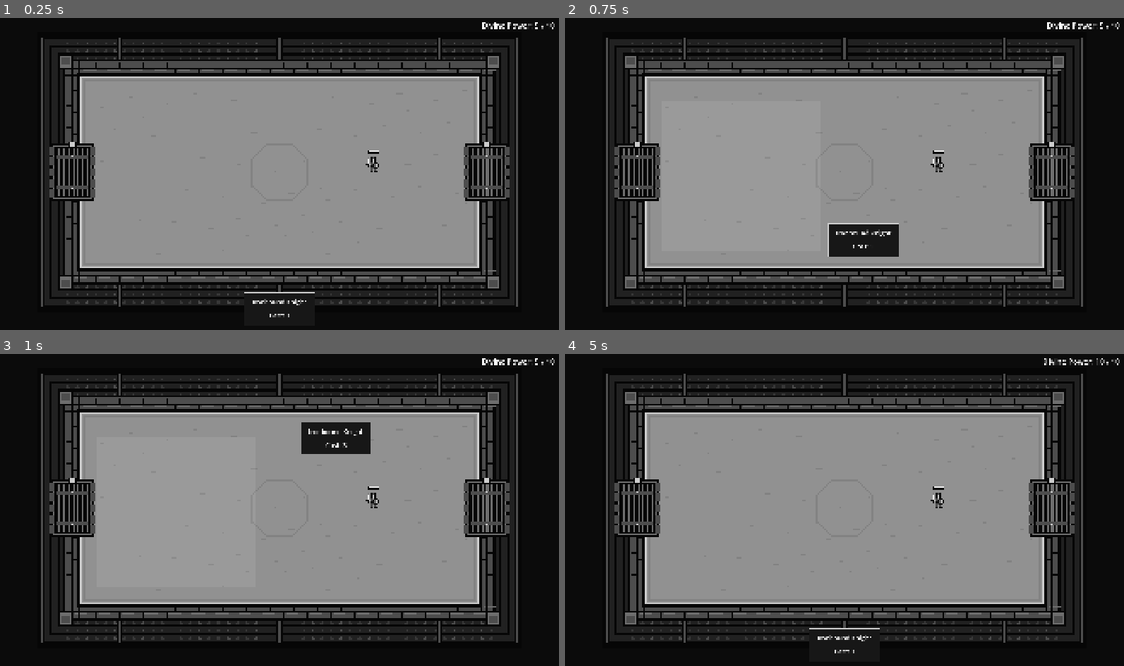
Above: before the commit, frames 1-4 (two rows, left to right).
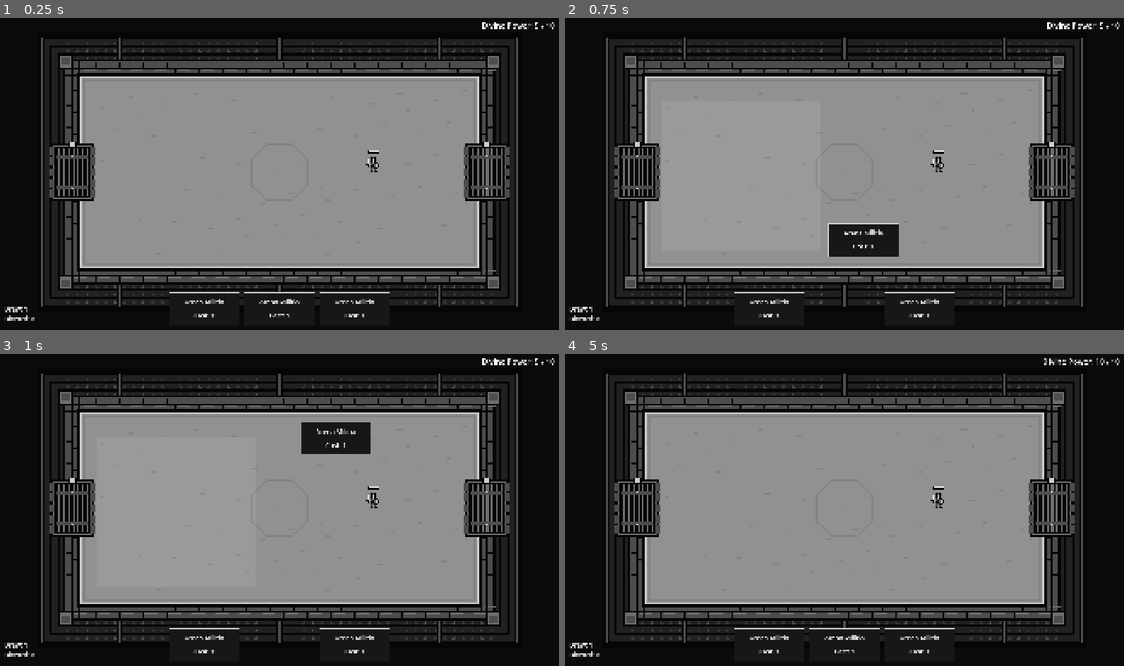
Above: after the commit, the same moments.

Repository: JoshuaLi-hua/divine-coliseum
Game: Godot game, scene res://scenes/main/main.tscn
Same seed, same stepped clock (60 frames per second), same inputs: the game is played once before the commit and once after it.
Inputs (mouse positions are in pixels of both pictures, inside the frame that each line leads up to):
- Up to frame 1 (0.25 s): no input
- Up to frame 2 (0.75 s): tap Enter at 0.5 s; drag from (844, 308) to (900, 102) at 0.52 s
- Up to frame 3 (1 s): no input
- Up to frame 4 (5 s): drag from (732, 525) to (816, 572) at 1.27 s; tap Space at 2, 3.5 s; move the mouse to (900, 438) at 2.02 s; click (900, 438) at 2.17 s; tap Enter at 2.75, 4.25 s; drag from (816, 572) to (676, 460) at 2.77 s; move the mouse to (1012, 556) at 3.52 s; click (1012, 556) at 3.67 s; drag from (676, 460) to (760, 428) at 4.27 s

The runs differ from the first frame. In frame 1, 0.6% of the frame differs, in the area x 0-70%, y 87-98%; in frame 2, 0.6%; in frame 3, 0.6%, in the area x 0-70%, y 23-98%; in frame 4, 0.6%.

Commit message:
Divine Coliseum - Step 8 Deck and Hand System

Diff:
--- /dev/null
+++ b/scenes/cards/arena_militia.tres
@@ -0,0 +1,8 @@
+[gd_resource type="Resource" script_class="CardData" load_steps=3 format=3]
+[ext_resource type="Script" path="res://scenes/cards/card_data.gd" id="1"]
+[ext_resource type="PackedScene" path="res://scenes/units/arena_militia.tscn" id="2"]
+[resource]
+script = ExtResource("1")
+display_name = "Arena Militia"
+divine_power_cost = 1
+unit_scene = ExtResource("2")
--- a/scenes/cards/card.gd
+++ b/scenes/cards/card.gd
@@ -3,17 +3,16 @@
 
 signal dragging_changed(active: bool)
 signal dropped(card: SummonCard, viewport_position: Vector2)
-@export var display_name: String = "Unit"
-@export var divine_power_cost: int = 0
-@export var unit_scene: PackedScene
+@export var data: CardData
+var card_id: int = -1
 var consumed: bool = false
 var dragging: bool = false
 var _home: Vector2
 var _grab_offset: Vector2
 
 func _ready() -> void:
-	$Name.text = display_name
-	$Cost.text = "Cost: %d" % divine_power_cost
+	$Name.text = data.display_name
+	$Cost.text = "Cost: %d" % data.divine_power_cost
 
 func _gui_input(event: InputEvent) -> void:
 	if event is InputEventMouseButton and event.button_index == MOUSE_BUTTON_LEFT and event.pressed and not consumed:
--- /dev/null
+++ b/scenes/cards/card_data.gd
@@ -0,0 +1,6 @@
+class_name CardData
+extends Resource
+
+@export var display_name: String = "Unit"
+@export var divine_power_cost: int = 0
+@export var unit_scene: PackedScene
--- /dev/null
+++ b/scenes/cards/combat_deck.gd
@@ -0,0 +1,35 @@
+class_name CombatDeck
+extends RefCounted
+## Each integer identifies a physical card copy; definitions may be shared.
+const HAND_SIZE: int = 3
+var definitions: Array[CardData] = []
+var draw_pile: Array[int] = []
+var hand: Array[int] = []
+var discard_pile: Array[int] = []
+
+func initialize(cards: Array[CardData]) -> void:
+	definitions = cards.duplicate()
+	draw_pile.clear()
+	hand.clear()
+	discard_pile.clear()
+	for id: int in range(definitions.size()):
+		draw_pile.append(id)
+	draw_pile.shuffle()
+	_draw_to_hand()
+
+func play(card_id: int) -> void:
+	if not hand.has(card_id):
+		return
+	hand.erase(card_id)
+	discard_pile.append(card_id)
+	_draw_to_hand()
+
+func _draw_to_hand() -> void:
+	while hand.size() < HAND_SIZE:
+		if draw_pile.is_empty():
+			if discard_pile.is_empty():
+				break
+			draw_pile.assign(discard_pile)
+			discard_pile.clear()
+			draw_pile.shuffle()
+		hand.append(draw_pile.pop_back())
--- /dev/null
+++ b/scenes/cards/ironbound_knight.tres
@@ -0,0 +1,8 @@
+[gd_resource type="Resource" script_class="CardData" load_steps=3 format=3]
+[ext_resource type="Script" path="res://scenes/cards/card_data.gd" id="1"]
+[ext_resource type="PackedScene" path="res://scenes/units/ironbound_knight.tscn" id="2"]
+[resource]
+script = ExtResource("1")
+display_name = "Ironbound Knight"
+divine_power_cost = 3
+unit_scene = ExtResource("2")
--- a/scenes/main/main.tscn
+++ b/scenes/main/main.tscn
@@ -1,10 +1,8 @@
-[gd_scene load_steps=5 format=3]
+[gd_scene load_steps=3 format=3]
 
 [ext_resource type="PackedScene" path="res://scenes/arena/arena.tscn" id="1_arena"]
 
 [ext_resource type="Script" path="res://scenes/ui/combat_ui.gd" id="2_ui"]
-[ext_resource type="PackedScene" path="res://scenes/cards/card.tscn" id="3_card"]
-[ext_resource type="PackedScene" path="res://scenes/units/ironbound_knight.tscn" id="4_knight"]
 
 [node name="Main" type="Node2D"]
 
@@ -32,15 +30,20 @@
 theme_override_font_sizes/font_size = 26
 horizontal_alignment = 2
 
-[node name="Card" parent="CombatUI/Screen" instance=ExtResource("3_card")]
+[node name="Hand" type="Control" parent="CombatUI/Screen"]
 anchor_left = 0.5
 anchor_top = 1.0
 anchor_right = 0.5
 anchor_bottom = 1.0
-offset_left = -120.0
 offset_top = -130.0
-offset_right = 120.0
-offset_bottom = -18.0
-display_name = "Ironbound Knight"
-divine_power_cost = 3
-unit_scene = ExtResource("4_knight")
+mouse_filter = 2
+
+[node name="Piles" type="Label" parent="CombatUI/Screen"]
+anchor_top = 1.0
+anchor_bottom = 1.0
+offset_left = 24.0
+offset_top = -90.0
+offset_right = 240.0
+offset_bottom = -24.0
+mouse_filter = 2
+theme_override_font_sizes/font_size = 22
--- a/scenes/ui/combat_ui.gd
+++ b/scenes/ui/combat_ui.gd
@@ -1,14 +1,19 @@
 extends CanvasLayer
 
-@onready var _card: SummonCard = $Screen/Card
+const CARD_SCENE: PackedScene = preload("res://scenes/cards/card.tscn")
+const KNIGHT: CardData = preload("res://scenes/cards/ironbound_knight.tres")
+const MILITIA: CardData = preload("res://scenes/cards/arena_militia.tres")
+var deck: CombatDeck = CombatDeck.new()
+
+@onready var _hand: Control = $Screen/Hand
 @onready var _power_label: Label = $Screen/DivinePower
 @onready var _region: Node2D = get_parent().get_node("Arena/SummonRegion")
 
 func _ready() -> void:
 	GameManager.divine_power_changed.connect(_update_power)
 	GameManager.reset_divine_power()
-	_card.dragging_changed.connect(_on_dragging_changed)
-	_card.dropped.connect(_on_card_dropped)
+	deck.initialize([KNIGHT, MILITIA, MILITIA, MILITIA])
+	_rebuild_hand()
 
 func _update_power(value: float) -> void:
 	_power_label.text = "Divine Power: %d / 10" % floori(value)
@@ -16,8 +21,28 @@
 func _on_dragging_changed(active: bool) -> void:
 	_region.visible = active
 
+func _rebuild_hand() -> void:
+	for child: Node in _hand.get_children():
+		_hand.remove_child(child)
+		child.queue_free()
+	for slot: int in range(deck.hand.size()):
+		var card: SummonCard = CARD_SCENE.instantiate()
+		card.card_id = deck.hand[slot]
+		card.data = deck.definitions[card.card_id]
+		card.position = Vector2(float(slot) * 256.0 - (float(deck.hand.size()) * 256.0 - 16.0) / 2.0, 0)
+		_hand.add_child(card)
+		card.dragging_changed.connect(_on_dragging_changed)
+		card.dropped.connect(_on_card_dropped)
+	$Screen/Piles.text = "Draw: %d\nDiscard: %d" % [deck.draw_pile.size(), deck.discard_pile.size()]
+
 func _on_card_dropped(card: SummonCard, viewport_position: Vector2) -> void:
-	if card.consumed:
+	if card.consumed or not deck.hand.has(card.card_id):
 		return
-	if _region.try_summon(card.unit_scene, viewport_position, card.divine_power_cost) != null:
-		card.consume()
+	var data: CardData = deck.definitions[card.card_id]
+	if _region.try_summon(data.unit_scene, viewport_position, data.divine_power_cost) == null:
+		return
+	deck.play(card.card_id)
+	# Finish the input callback before replacing its UI nodes.
+	for child: SummonCard in _hand.get_children():
+		child.consume()
+	_rebuild_hand.call_deferred()
Not shown, added: scenes/cards/card_data.gd.uid
Not shown, added: scenes/cards/combat_deck.gd.uid
